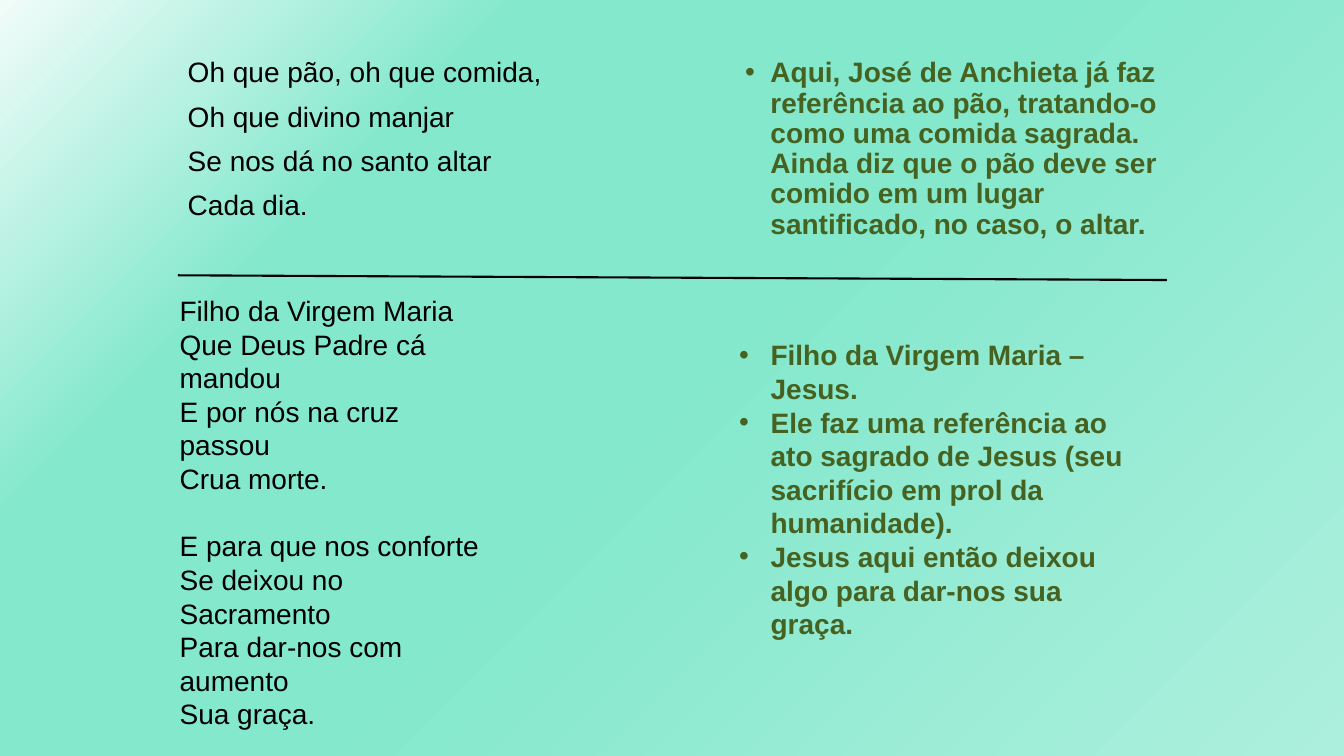
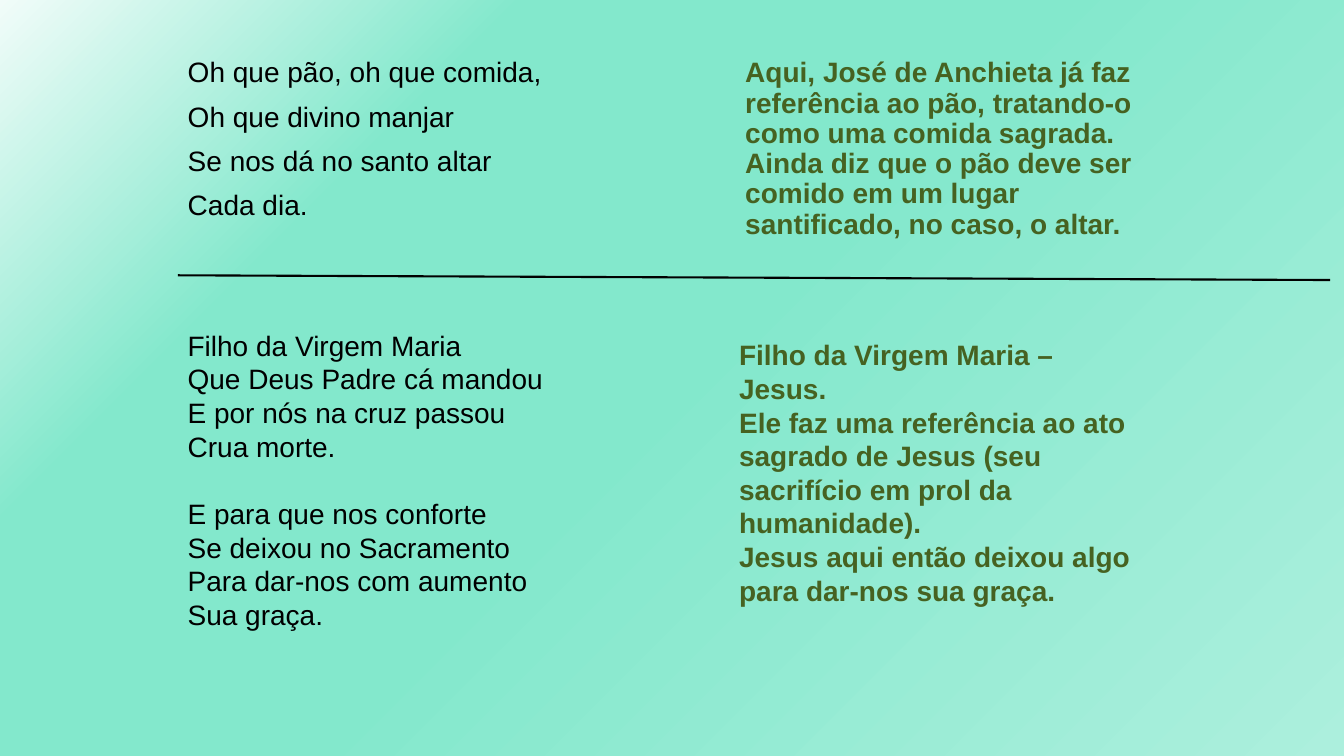
Before and after one commit to GabrielDSS0/ETEC-Coisas-Escolares, a slide deck: slide 2 of 1 etim ds 2022/LPL/Padre José de Anchieta - Poema/Ao Santíssimo Sacramento.pptx. Drawn at 1344x756 pixels with LibreOffice and Linux fonts; fonts in the diff are those of the drawing. Boxes give left, top, right and bottom in pixels: in the first picture for what was removed or moved away, otherwise in the second. Text is boxed around its words. In the diff, an @@ line names an element or a change of style, - is before the commit and + after.

```diff
--- a/1 etim ds 2022/LPL/Padre José de Anchieta - Poema/Ao Santíssimo Sacramento.pptx
+++ b/1 etim ds 2022/LPL/Padre José de Anchieta - Poema/Ao Santíssimo Sacramento.pptx
@@ text "Aqui, José de Anchieta já ..." at bbox=[745, 61, 1132, 239]: bullet • to none @@
@@ line moved from (177, 275) - (1168, 280) to (177, 275) - (1330, 280) @@
@@ text "Filho da Virgem Maria" rewrapped from bbox=[180, 300, 478, 729] to bbox=[188, 335, 542, 630] @@
@@ text "Filho da Virgem Maria – ..." at bbox=[739, 344, 1130, 606]: bullet • to none @@
```
Also in this commit, not shown: 14 other slides changed, 2 slides added.
